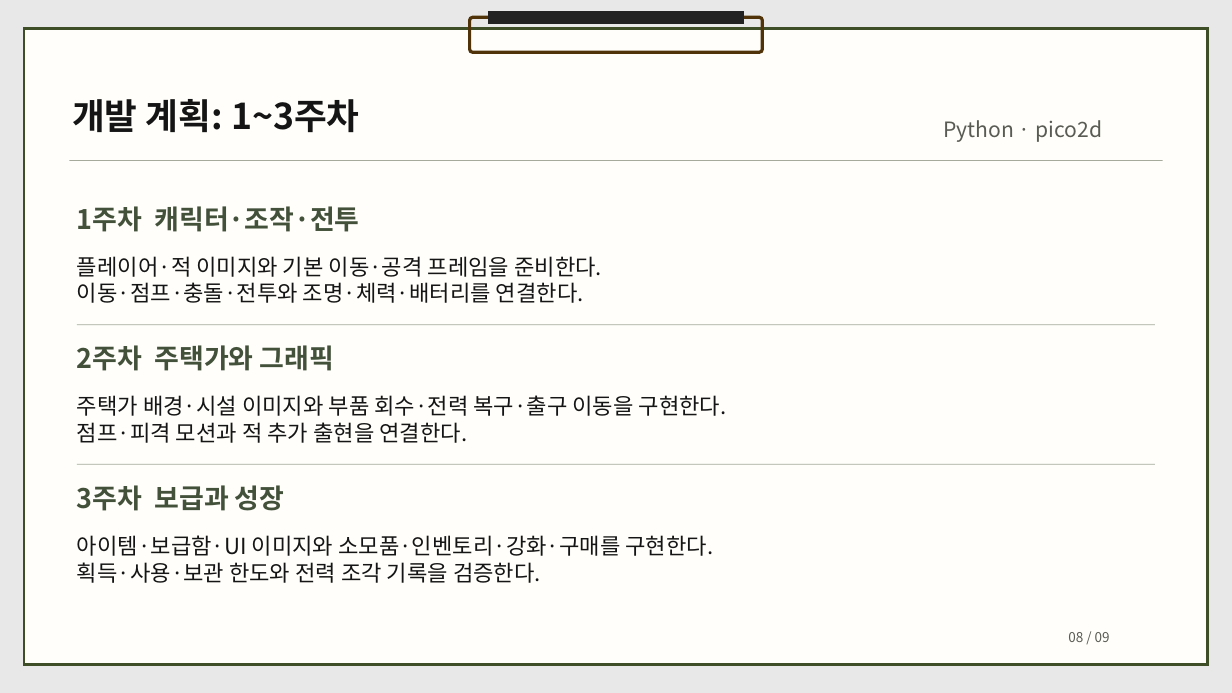
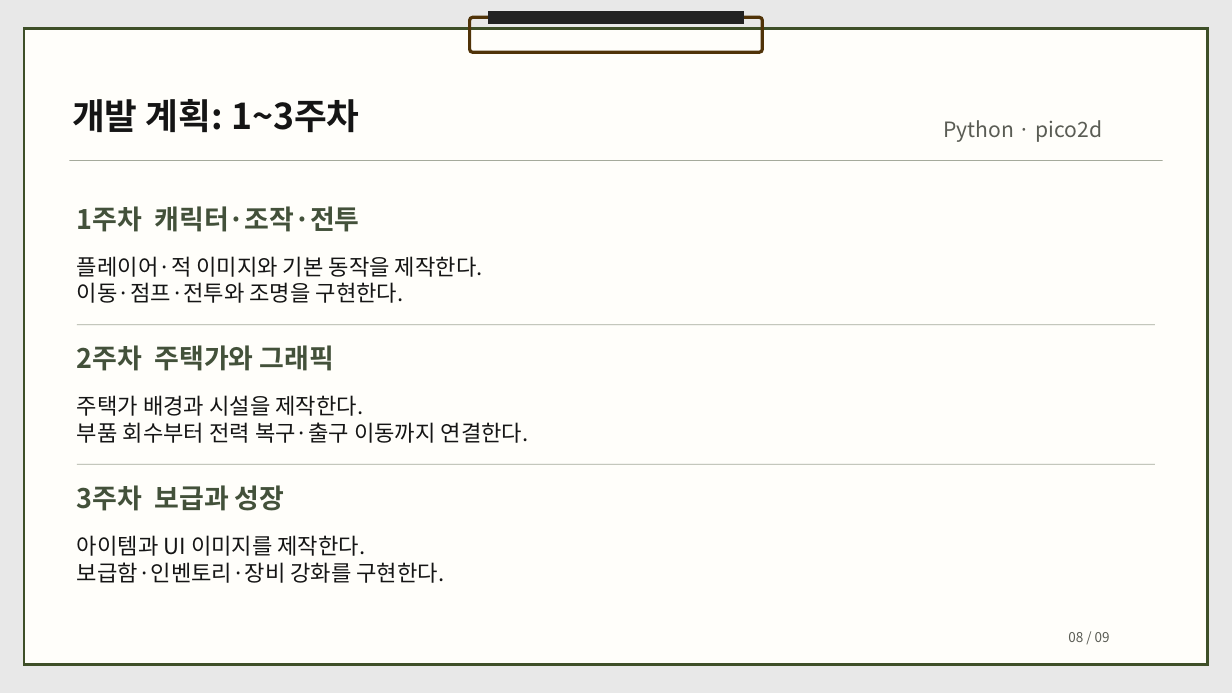
Before and after one commit to dbguswh/2Dgame_project, a slide deck: slide 8 of docs/2D게임프로그래밍 1차발표.pptx. Drawn at 1232x693 pixels with LibreOffice and Linux fonts; fonts in the diff are those of the drawing. Boxes give left, top, right and bottom in pixels: in the first picture for what was removed or moved away, otherwise in the second. Text is boxed around its words. In the diff, an @@ line names an element or a change of style, - is before the commit and + after.

```diff
--- a/docs/2D게임프로그래밍 1차발표.pptx
+++ b/docs/2D게임프로그래밍 1차발표.pptx
@@ text at [77, 256, 483, 303]: text changed @@
-플레이어·적 이미지와 기본 이동·공격 프레임을 준비한다.
-이동·점프·충돌·전투와 조명·체력·배터리를 연결한다.
+플레이어·적 이미지와 기본 동작을 제작한다.
+이동·점프·전투와 조명을 구현한다.
@@ text at [77, 395, 529, 443]: text changed @@
-주택가 배경·시설 이미지와 부품 회수·전력 복구·출구 이동을 구현한다.
-점프·피격 모션과 적 추가 출현을 연결한다.
+주택가 배경과 시설을 제작한다.
+부품 회수부터 전력 복구·출구 이동까지 연결한다.
@@ text at [77, 535, 445, 583]: text changed @@
-아이템·보급함·UI 이미지와 소모품·인벤토리·강화·구매를 구현한다.
-획득·사용·보관 한도와 전력 조각 기록을 검증한다.
+아이템과 UI 이미지를 제작한다.
+보급함·인벤토리·장비 강화를 구현한다.
```
Also in this commit, not shown: 7 other slides changed.
